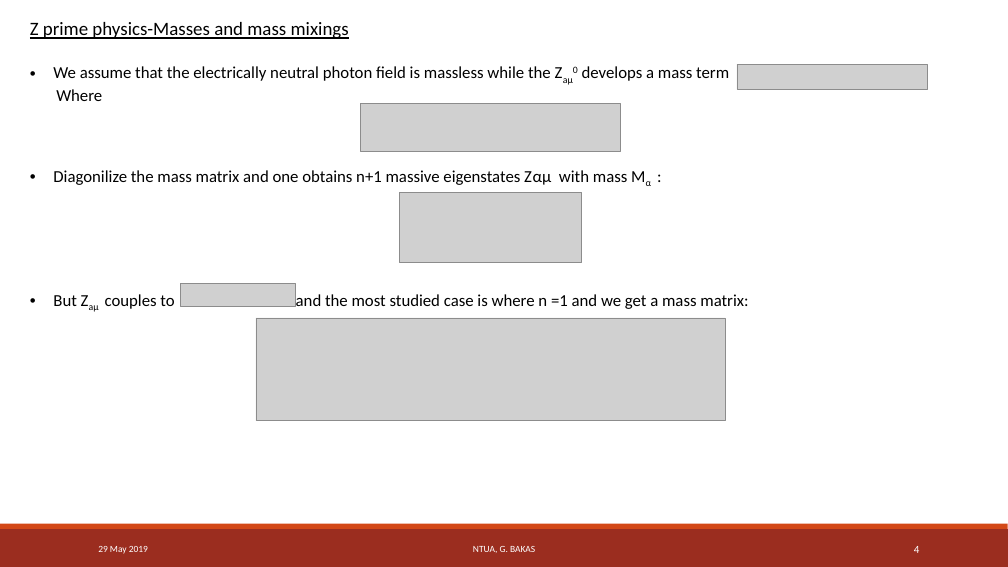
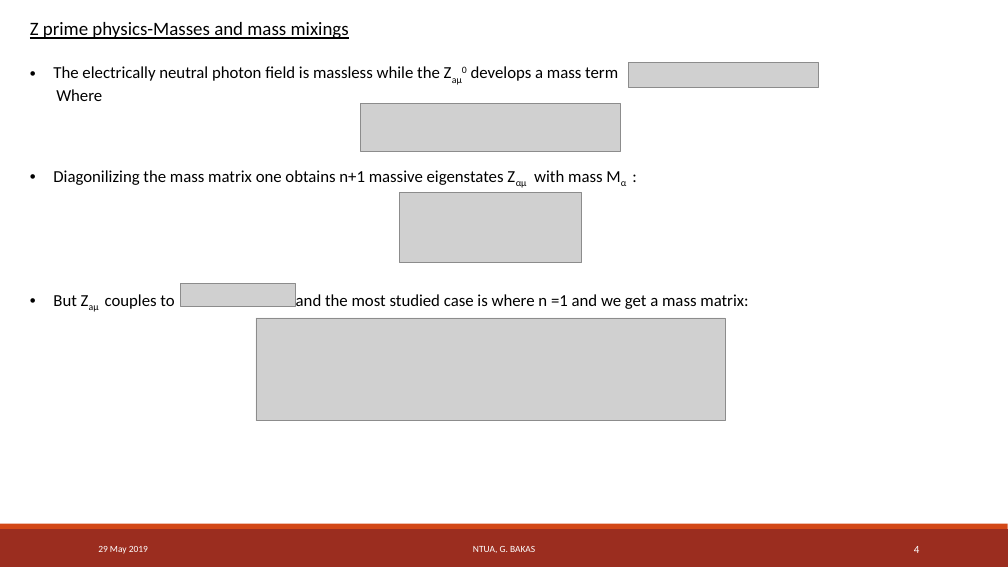
Before and after one commit to georgebakas/HEP-NTUA, a slide deck: slide 4 of Weekly Meetings/HEP_Angular_Distributions_Presentation_29May2019.pptx. Drawn at 1008x567 pixels with LibreOffice and Linux fonts; fonts in the diff are those of the drawing; grey boxes stand for pictures. Boxes give left, top, right and bottom in pixels: in the first picture for what was removed or moved away, otherwise in the second. Text is boxed around its words. In the diff, an @@ line names an element or a change of style, - is before the commit and + after.

```diff
--- a/Weekly Meetings/HEP_Angular_Distributions_Presentation_29May2019.pptx
+++ b/Weekly Meetings/HEP_Angular_Distributions_Presentation_29May2019.pptx
@@ text at (53,66,618,81): text changed @@
-• We assume that the electrically neutral photon field is massless while the Zaμ0 develops a mass term
+• The electrically neutral photon field is massless while the Zaμ0 develops a mass term
@@ picture: place and size @@
-picture at (737,64,927,89)
+picture at (628,63,818,88)
@@ text at (53,170,602,185): text changed @@
-• Diagonilize the mass matrix and one obtains n+1 massive eigenstates Zαμ with mass Mα :
+• Diagonilizing the mass matrix one obtains n+1 massive eigenstates Zαμ with mass Mα :
```
Also in this commit, not shown: 1 other slide changed, 3 other files.
